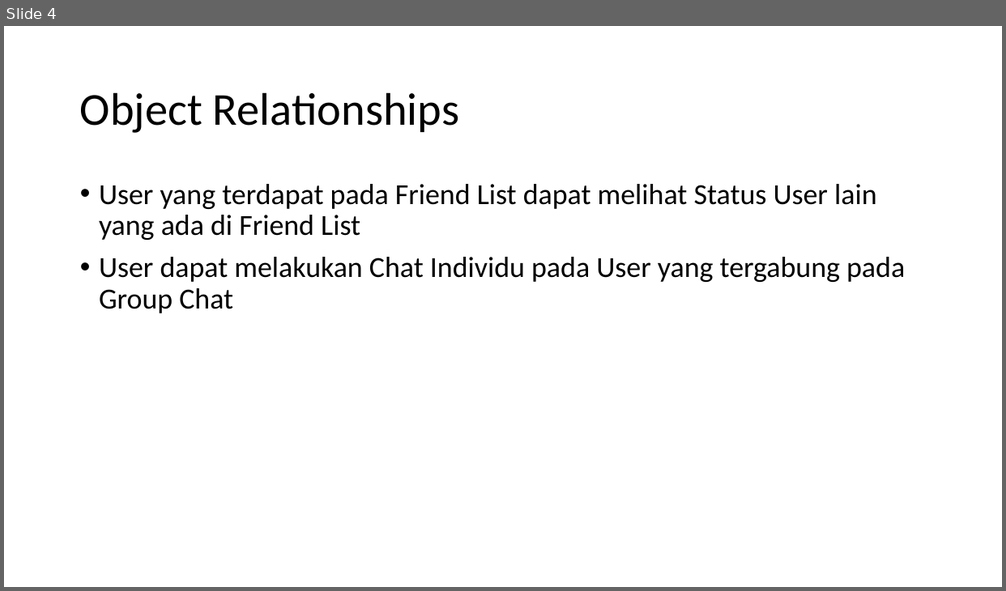
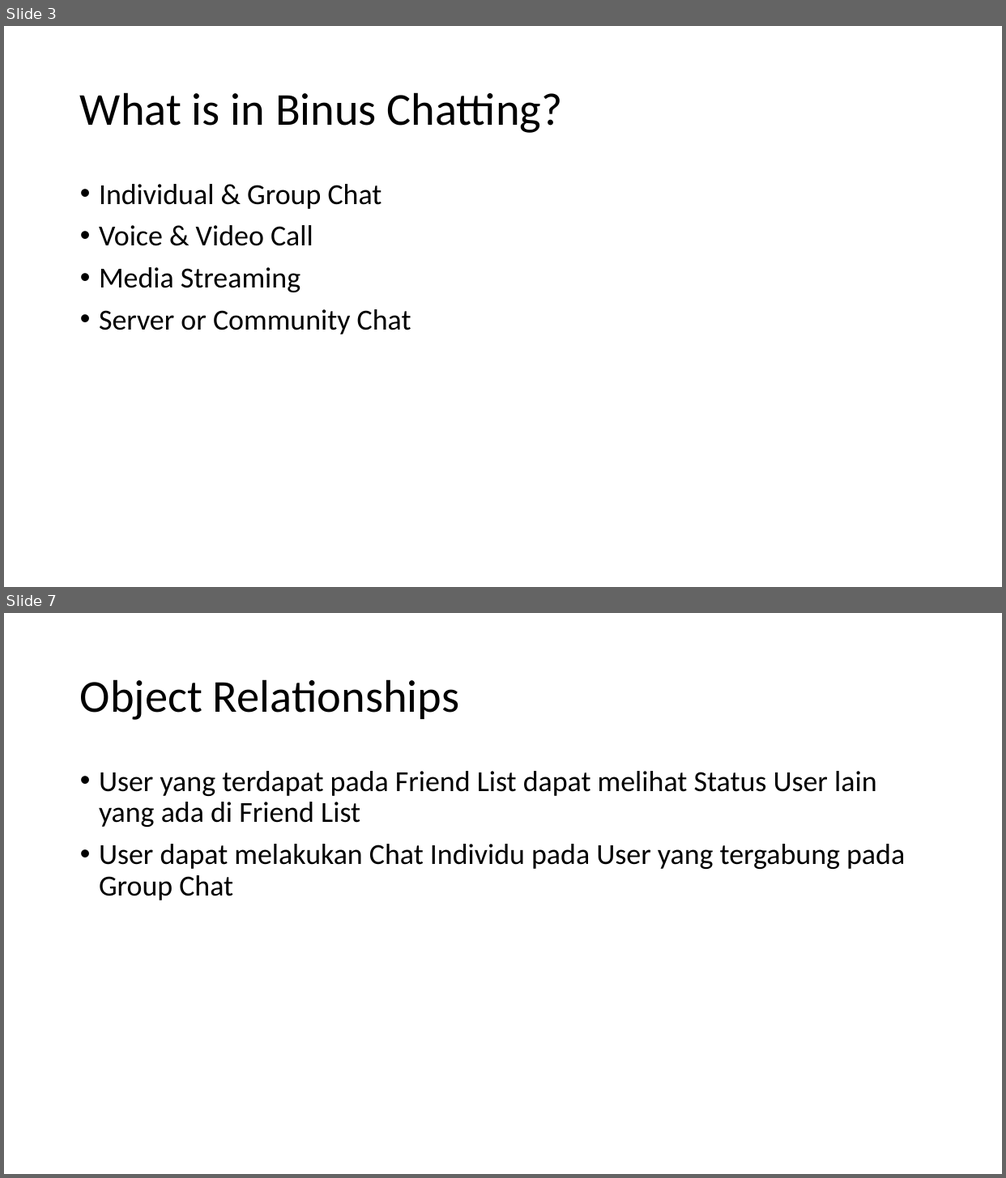
Before and after one commit to F4ckTheJ0b/HCI-2023, a slide deck: Aplikasi Binus Chatting.pptx. Shown one above the other, each under a label of ours: slide 4 before the commit, slides 3 and 7 after it; the slides between them are not shown. The pictures are 1006x591 and 1006x1178 pixels, drawn with LibreOffice and Linux fonts; fonts in the diff are those of the drawing. Boxes give left, top, right and bottom in pixels: in the first picture for what was removed or moved away, otherwise in the second. Text is boxed around its words. In the diff, an @@ line names an element or a change of style, - is before the commit and + after.

```diff
--- a/Aplikasi Binus Chatting.pptx
+++ b/Aplikasi Binus Chatting.pptx
@@ slide 3 added at [4, 26, 1002, 587], background #FFFFFF @@
@@ title added at [80, 92, 563, 133], 44 pt, text #000000 @@
+What is in Binus Chatting?
@@ text added at [99, 184, 411, 335], 28 pt, text #000000 @@
+• Individual & Group Chat
+• Voice & Video Call
+• Media Streaming
+• Server or Community Chat
@@ what was slide 4 is now slide 7 @@
```
Also in this commit, not shown: 3 slides changed, 2 other slides added, 1 slide removed.
